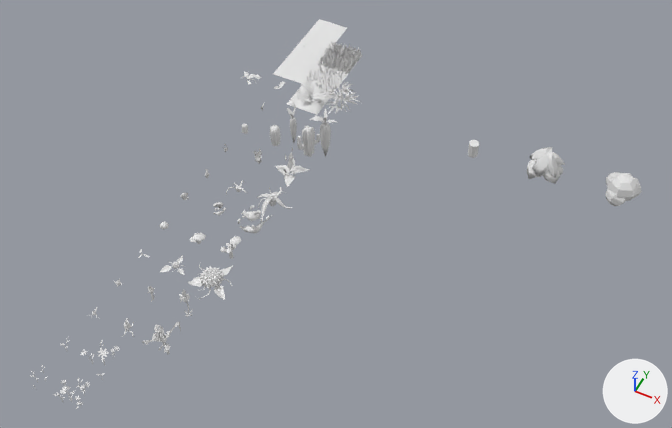
A saved change to the Blender file scenes/scene-editor.blend.
One viewpoint serves both versions: a 50 mm lens placed at (10.79, -17.9, 17.83), pointed at (3.54, -3.4, -0.3). Every picture has the same lights, and +X, +Y and +Z are marked at lower right.

Names of what the first picture shows: 'Plane', 'burstpod3', 'path.014', 'shortgrass', 'soil', 'tallgrass', 'tree_1.006', 'tree_2.004', 'unoccupied.010'.
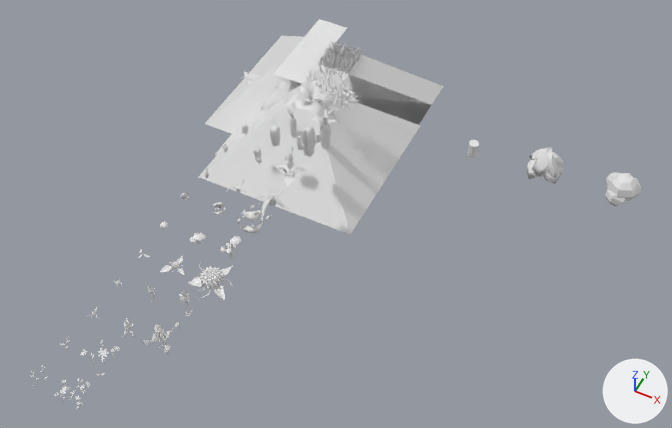
What the commit changed:
me_unoccupied is used by ob_path_014; location (0.0, 2.0, 0.0).
Verts and faces of me_unoccupied; kept vertices keep their numbers, new ones are numbered from 119.
Before the commit, vertices of me_unoccupied: 22 (-0.5, -0.5, 0.0) at pixel (288, 55), 23 (0.0, -0.5, 0.0) at pixel (303, 59), 25 (-0.5, 0.0, 0.0) at pixel (296, 45), 26 (0.5, -0.5, 0.0) at pixel (318, 64), 27 (0.5, 0.0, 0.0) at pixel (325, 55).
Before the commit, vertices of me_unoccupied: 28 (0.0, 0.5, 0.0) at pixel (318, 41), 29 (-0.5, 0.5, 0.0) at pixel (304, 36), 30 (0.5, 0.5, 0.0) at pixel (333, 45).
me_unoccupied had 119 vertices, 129 faces and spanned x -0.5..0.5, y -0.5..0.5, z -0.042..0.037.
me_unoccupied now has 127 vertices, 137 faces and spans x -2.5..2.5, y -2.5..2.5, z -2.0..0.037.
Part 1, on me_unoccupied:
New vertex 119 is at (-2.5, -2.5, -2.0), pixel (204, 124).
New vertex 120 is at (0.0, -2.5, -2.0).
New vertex 121 is at (-2.5, 0.0, -2.0), pixel (244, 77).
New vertex 122 is at (2.5, -2.5, -2.0).
New vertex 123 is at (2.5, 0.0, -2.0).
New vertex 124 is at (0.0, 2.5, -2.0).
New vertex 125 is at (-2.5, 2.5, -2.0), pixel (281, 35).
New vertex 126 is at (2.5, 2.5, -2.0).
New faces: (22, 119, 120, 23), (27, 123, 126, 30), (23, 120, 122, 26), (28, 30, 126, 124), (22, 25, 121, 119), (28, 124, 125, 29).
New faces: (25, 29, 125, 121), (26, 122, 123, 27).
me_unoccupied part 2: the surface is now shaded smooth.
me_soil is used by ob_soil; location (1.0, 0.0, 0.0).
me_soil had 169 vertices, 144 faces and spanned x -0.5..0.5, y -0.5..0.5, z -0.198..0.132.
me_soil now has 217 vertices, 192 faces and spans x -2.434..2.566, y -2.547..2.453, z -1.998..0.132.
me_soil part 3: 48 vertices added at x -2.434..2.566, y -2.547..2.453, z -1.998.
me_shortgrass has 748 vertices, 283 faces and spans x -0.523..0.514, y -0.512..0.526, z -0.024..0.2.
me_shortgrass is used by ob_shortgrass; location (1.0, 1.0, 0.0).
Verts and faces of me_shortgrass; kept vertices keep their numbers, new ones are numbered from 748.
Before the commit, vertices of me_shortgrass: 0 (-0.5, -0.5, 0.0) at pixel (302, 83), 1 (0.5, -0.5, 0.0) at pixel (333, 94), 2 (0.5, 0.5, 0.0) at pixel (348, 74), 3 (-0.5, 0.5, 0.0) at pixel (318, 64).
Part 4, on me_shortgrass:
Faces deleted: (0, 1, 2, 3).
New vertex 748 is at (-2.5, -2.5, -2.0), pixel (214, 154).
New vertex 749 is at (-2.5, 2.5, -2.0).
New vertex 750 is at (2.5, -2.5, -2.0), pixel (364, 209).
New vertex 751 is at (2.5, 2.5, -2.0), pixel (431, 104).
New faces: (0, 3, 2, 1), (748, 750, 751, 749), (1, 2, 751, 750), (0, 748, 749, 3), (2, 3, 749, 751), (0, 1, 750, 748).
me_tallgrass has 3166 vertices, 1196 faces and spans x -0.54..0.552, y -0.533..0.546, z -0.009..0.253.
me_tallgrass is used by ob_tallgrass; location (1.0, 2.0, 0.0).
Verts and faces of me_tallgrass; kept vertices keep their numbers, new ones are numbered from 3166.
Before the commit, vertices of me_tallgrass: 0 (-0.5, -0.5, 0.0) at pixel (318, 64), 1 (0.5, -0.5, 0.0) at pixel (348, 74), 2 (0.5, 0.5, 0.0) at pixel (362, 55), 3 (-0.5, 0.5, 0.0) at pixel (333, 45).
Part 5, on me_tallgrass:
Faces deleted: (0, 1, 2, 3).
New vertex 3166 is at (-2.5, -2.5, -2.0), pixel (231, 133).
New vertex 3167 is at (-2.5, 2.5, -2.0).
New vertex 3168 is at (2.5, -2.5, -2.0), pixel (379, 186).
New vertex 3169 is at (2.5, 2.5, -2.0), pixel (443, 86).
New faces: (0, 3, 2, 1), (3166, 3168, 3169, 3167), (1, 2, 3169, 3168), (0, 3166, 3167, 3), (2, 3, 3167, 3169), (0, 1, 3168, 3166).

What differs and where, as boxes [x1, y1, x2, y2] in the pictures (672 x 428 px):
'soil', reshaped (385% wider, 372% taller)
    before: [287, 84, 332, 115]
    after: [199, 84, 421, 234]
'tallgrass', reshaped
    before: [319, 41, 362, 74]
    after: [319, 41, 444, 125]
'path.014', reshaped
    before: [289, 37, 332, 64]
    after: [205, 35, 332, 134]
'shortgrass', reshaped
    before: [303, 62, 348, 93]
    after: [216, 62, 430, 155]
part 1 of me_unoccupied, added
    after: [205, 35, 304, 134]
part 3 of me_soil, added
    after: [199, 86, 421, 234]
part 4 of me_shortgrass, built on
    before: [333, 73, 348, 93]
    after: [216, 73, 430, 155]
part 5 of me_tallgrass, built on
    before: [319, 49, 362, 74]
    after: [347, 55, 444, 125]
